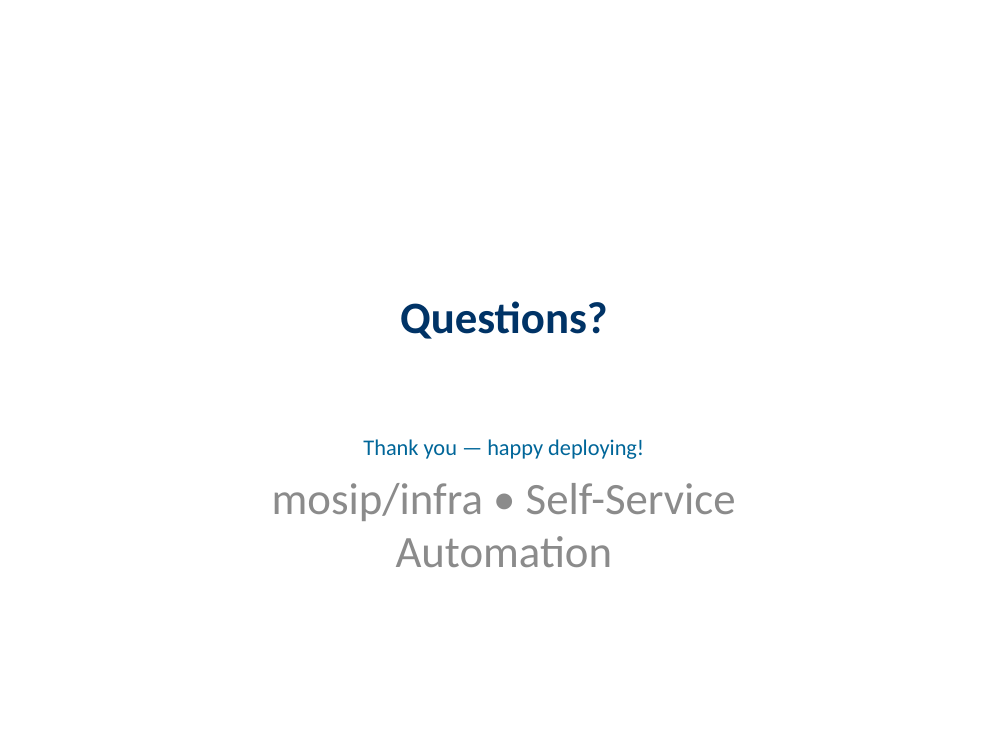
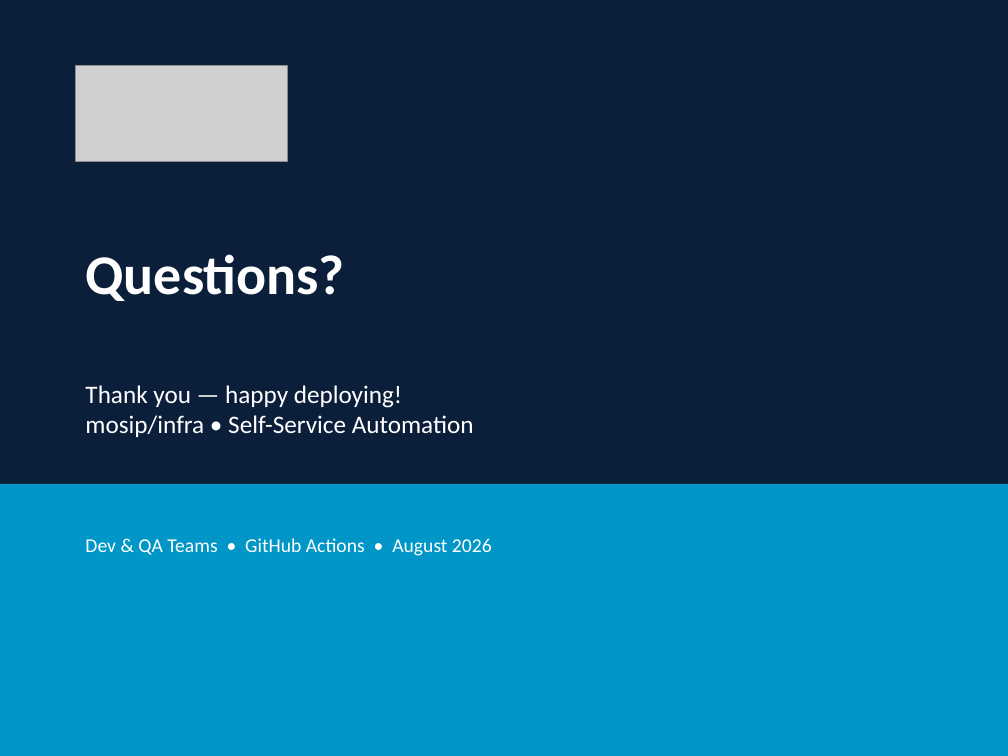
Before and after one commit to Ivanmeneges/infra, a slide deck: slide 25 of docs/presentations/MOSIP_New_Environment_Deployment_KT.pptx. Drawn at 1008x756 pixels with LibreOffice and Linux fonts; fonts in the diff are those of the drawing; grey boxes stand for pictures. Boxes give left, top, right and bottom in pixels: in the first picture for what was removed or moved away, otherwise in the second. Text is boxed around its words. In the diff, an @@ line names an element or a change of style, - is before the commit and + after.

```diff
--- a/docs/presentations/MOSIP_New_Environment_Deployment_KT.pptx
+++ b/docs/presentations/MOSIP_New_Environment_Deployment_KT.pptx
@@ rectangle added at [0,0,1008,756], fill #0B1F3A @@
@@ picture added at [76,66,287,161] @@
@@ text "Questions?": place and size @@
-text "Questions?" at [400,301,608,339]
+text "Questions?" at [85,254,344,301]
@@ text "Questions?" at [85,254,344,301]: size 32 to 40 pt, text colour #003366 to #FFFFFF; alignment centre to left @@
@@ text "Thank you — happy deploying! ..." at [85,385,474,437]: vertical alignment top to middle @@
@@ text at [85,385,474,437]: text changed; size 32 to 18 pt; text colour #8C8C8C to #FFFFFF @@
-Thank you — happy deploying!
-mosip/infra • Self-Service Automation
+Thank you — happy deploying!
+mosip/infra • Self-Service Automation
@@ rectangle added at [0,484,1008,756], fill #0096C7 @@
@@ text added at [85,538,492,556], 14 pt, text #FFFFFF @@
+Dev & QA Teams • GitHub Actions • August 2026
```
Also in this commit, not shown: 16 other slides changed, 8 slides added, 8 slides removed, 2 other files.
